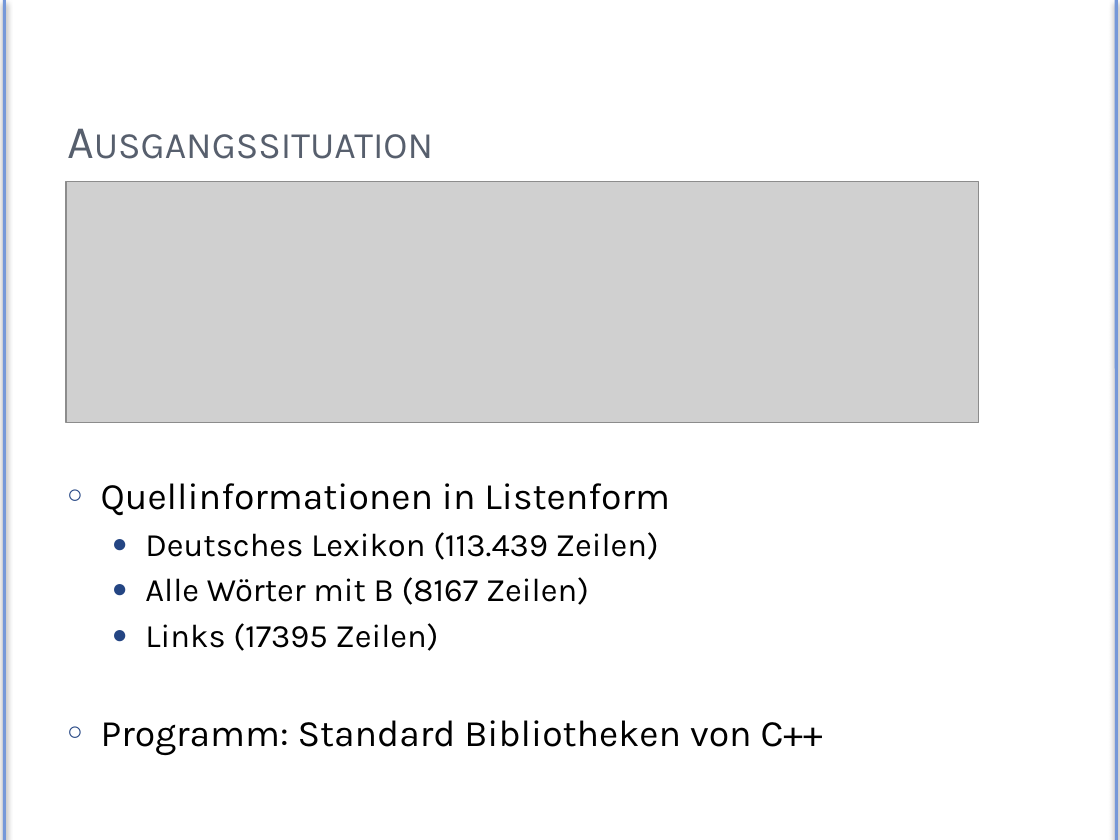
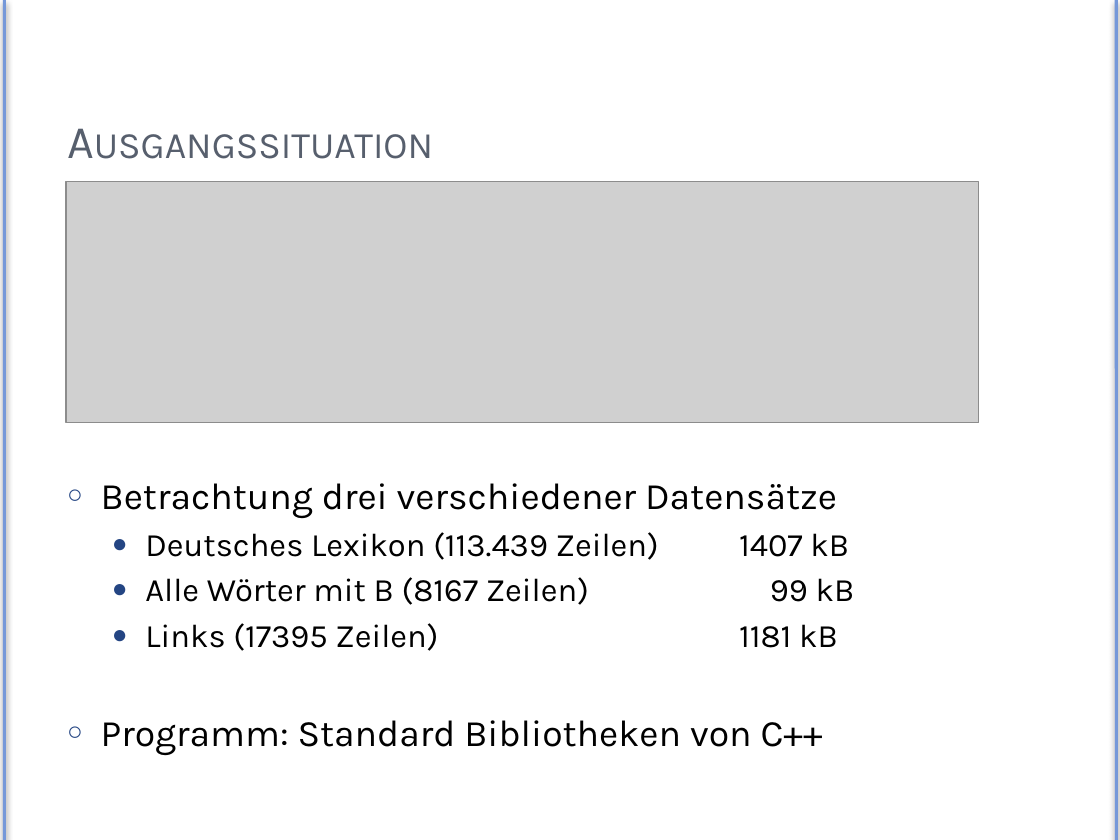
Before and after one commit to Exa-THM/HashTesting, a slide deck: slide 5 of Presentation/exa-hashes.pptx. Drawn at 1120x840 pixels with LibreOffice and Linux fonts; fonts in the diff are those of the drawing; grey boxes stand for pictures. Boxes give left, top, right and bottom in pixels: in the first picture for what was removed or moved away, otherwise in the second. Text is boxed around its words. In the diff, an @@ line names an element or a change of style, - is before the commit and + after.

```diff
--- a/Presentation/exa-hashes.pptx
+++ b/Presentation/exa-hashes.pptx
@@ text at [101,483,838,651]: text changed @@
-○ Quellinformationen in Listenform
-  ● Deutsches Lexikon (113.439 Zeilen)
-  ● Alle Wörter mit B (8167 Zeilen)
-  ● Links (17395 Zeilen)
+○ Betrachtung drei verschiedener Datensätze
+  ● Deutsches Lexikon (113.439 Zeilen) 1407 kB
+  ● Alle Wörter mit B (8167 Zeilen) 99 kB
+  ● Links (17395 Zeilen) 1181 kB
```
Also in this commit, not shown: 11 other slides changed, 1 slide removed, 51 other files.
